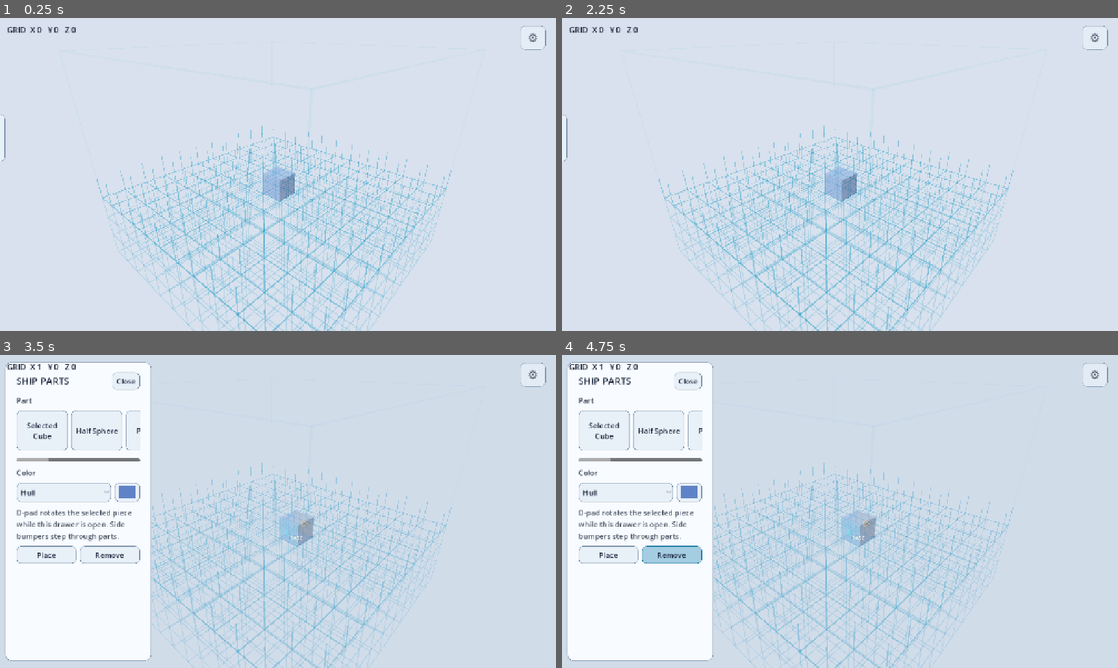
Above: before the commit, frames 1-4 (two rows, left to right).
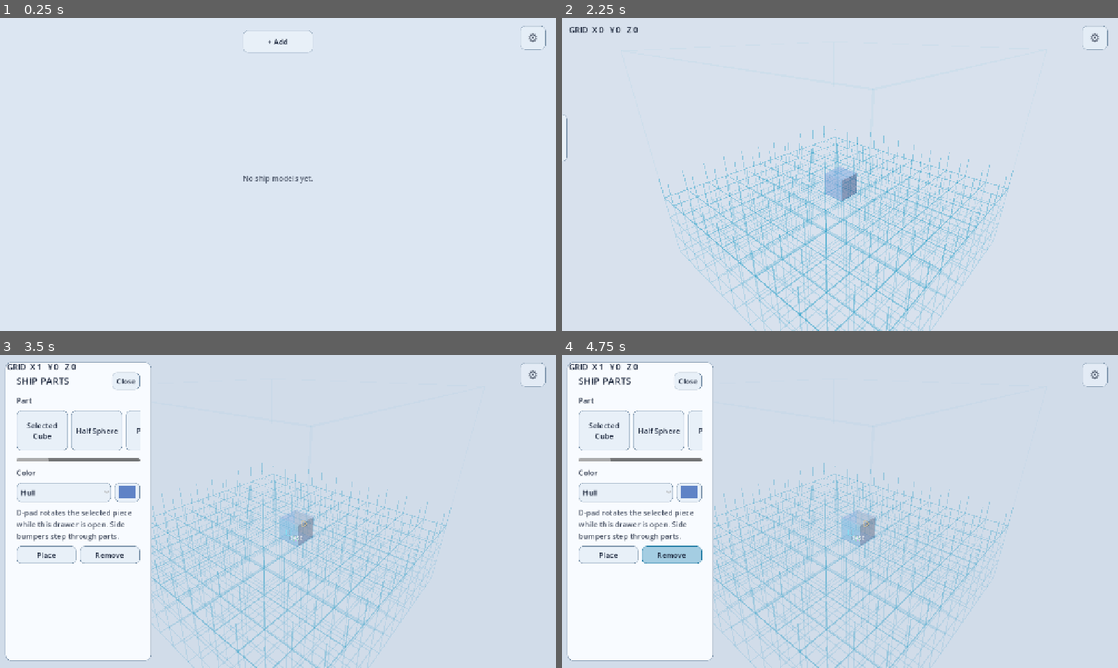
Above: after the commit, the same moments.

Repository: AkitaAttribute/SpaceMinerGame
Game: Godot game, scene res://main.tscn
The game is run twice, just before and just after one commit, with the same random seed, the same clock (stepped at 60 frames per second) and the same inputs.
Inputs (mouse positions are in pixels of both pictures, inside the frame that each line leads up to):
- Up to frame 1 (0.25 s): no input
- Up to frame 2 (2.25 s): click "⚙" at 0.5 s; click "Resume" at 1.25 s; click (840, 43) at 2 s, where only the run after the commit has a clickable "+ Add"
- Up to frame 3 (3.5 s): tap Enter at 2.75 s; move the mouse to (400, 495) at 2.77 s; hold D (builder_right) from 2.78 s (still down); hold Tab (parts_toggle) from 2.78 s (still down); click (400, 495) at 2.92 s
- Up to frame 4 (4.75 s): release D (builder_right) at 3.5 s; release Tab (parts_toggle) at 3.5 s; click "Place" at 3.5 s; click "Remove" at 4.25 s

The runs differ from the first frame. In frame 1, 12% of the frame differs, in the area x 0-82%, y 2-100%; in frame 2, nothing differs; in frame 3, less than 0.1%; in frame 4, less than 0.1%.

Commit message:
Add persistent ship model selector and model actions

Diff:
--- a/scripts/main.gd
+++ b/scripts/main.gd
@@ -51,6 +51,14 @@
 var next_bumper: Button
 var gear_button: Button
 
+var selector_root: Control
+var selector_background: ColorRect
+var selector_list: VBoxContainer
+var selector_gear_button: Button
+var view_mode := "selector"
+var current_ship_id := ""
+var menu_ship_id := ""
+
 var parts_open := false
 var parts_scroll_dragging := false
 var parts_scroll_last_x := 0.0
@@ -83,10 +91,15 @@
     _rebuild_grid()
     _refresh_selection_highlight()
     _update_camera()
+    _show_ship_selector()
 
 func _notification(what: int) -> void:
     if what == NOTIFICATION_APPLICATION_FOCUS_IN and AppSettings.theme_mode == "system" and ui_root != null:
         _apply_theme()
+    elif what == NOTIFICATION_WM_CLOSE_REQUEST:
+        if view_mode == "builder":
+            _save_current_ship_model()
+        get_tree().quit()
 
 func _build_world() -> void:
     world_environment = WorldEnvironment.new()
@@ -153,6 +166,7 @@
     _build_parts_panel()
     _build_touch_controls()
     _build_gear()
+    _build_ship_selector()
     _build_menu_overlay()
 
     level_label = Label.new()
@@ -347,6 +361,360 @@
     gear_button.pressed.connect(_open_menu)
     ui_root.add_child(gear_button)
 
+func _build_ship_selector() -> void:
+    selector_root = Control.new()
+    selector_root.set_anchors_and_offsets_preset(Control.PRESET_FULL_RECT)
+    selector_root.mouse_filter = Control.MOUSE_FILTER_STOP
+    selector_root.visible = false
+    ui_root.add_child(selector_root)
+
+    selector_background = ColorRect.new()
+    selector_background.set_anchors_and_offsets_preset(Control.PRESET_FULL_RECT)
+    selector_background.mouse_filter = Control.MOUSE_FILTER_IGNORE
+    selector_root.add_child(selector_background)
+
+    var add_button := Button.new()
+    add_button.text = "+ Add"
+    add_button.custom_minimum_size = Vector2(160.0, 52.0)
+    add_button.set_anchors_preset(Control.PRESET_CENTER_TOP)
+    add_button.position = Vector2(-80.0, 28.0)
+    add_button.pressed.connect(_create_ship_model)
+    selector_root.add_child(add_button)
+
+    selector_gear_button = Button.new()
+    selector_gear_button.text = "⚙"
+    selector_gear_button.set_anchors_preset(Control.PRESET_TOP_RIGHT)
+    selector_gear_button.position = Vector2(-82.0, 18.0)
+    selector_gear_button.size = Vector2(58.0, 52.0)
+    selector_gear_button.add_theme_font_size_override("font_size", 28)
+    selector_gear_button.modulate.a = 0.76
+    selector_gear_button.pressed.connect(_open_menu)
+    selector_root.add_child(selector_gear_button)
+
+    var scroll := ScrollContainer.new()
+    scroll.anchor_left = 0.5
+    scroll.anchor_right = 0.5
+    scroll.anchor_top = 0.0
+    scroll.anchor_bottom = 1.0
+    scroll.offset_left = -420.0
+    scroll.offset_right = 420.0
+    scroll.offset_top = 108.0
+    scroll.offset_bottom = -36.0
+    scroll.horizontal_scroll_mode = ScrollContainer.SCROLL_MODE_DISABLED
+    scroll.vertical_scroll_mode = ScrollContainer.SCROLL_MODE_AUTO
+    selector_root.add_child(scroll)
+
+    var center := CenterContainer.new()
+    center.size_flags_horizontal = Control.SIZE_EXPAND_FILL
+    center.size_flags_vertical = Control.SIZE_EXPAND_FILL
+    scroll.add_child(center)
+
+    selector_list = VBoxContainer.new()
+    selector_list.custom_minimum_size = Vector2(800.0, 0.0)
+    selector_list.add_theme_constant_override("separation", 12)
+    center.add_child(selector_list)
+
+func _rebuild_ship_selector() -> void:
+    if selector_list == null:
+        return
+
+    for child in selector_list.get_children():
+        child.queue_free()
+
+    var models := ShipStore.list_models()
+    if models.is_empty():
+        var empty := Label.new()
+        empty.text = "No ship models yet."
+        empty.horizontal_alignment = HORIZONTAL_ALIGNMENT_CENTER
+        empty.custom_minimum_size = Vector2(800.0, 80.0)
+        empty.modulate.a = 0.72
+        selector_list.add_child(empty)
+        return
+
+    for metadata in models:
+        _add_ship_selector_row(metadata)
+
+func _add_ship_selector_row(metadata: Dictionary) -> void:
+    var model_id := str(metadata.get("id", ""))
+    var model_name := str(metadata.get("name", "Ship"))
+
+    var row := PanelContainer.new()
+    row.custom_minimum_size = Vector2(800.0, 112.0)
+    selector_list.add_child(row)
+
+    var margin := MarginContainer.new()
+    margin.add_theme_constant_override("margin_left", 10)
+    margin.add_theme_constant_override("margin_right", 10)
+    margin.add_theme_constant_override("margin_top", 10)
+    margin.add_theme_constant_override("margin_bottom", 10)
+    row.add_child(margin)
+
+    var content := HBoxContainer.new()
+    content.add_theme_constant_override("separation", 14)
+    margin.add_child(content)
+
+    var preview := Button.new()
+    preview.custom_minimum_size = Vector2(160.0, 90.0)
+    preview.flat = true
+    preview.expand_icon = true
+    var thumbnail := ShipStore.load_thumbnail(model_id)
+    if thumbnail != null:
+        preview.icon = thumbnail
+    else:
+        preview.text = "No preview"
+    preview.pressed.connect(_open_ship_model.bind(model_id))
+    content.add_child(preview)
+
+    var name_button := Button.new()
+    name_button.text = model_name
+    name_button.flat = true
+    name_button.alignment = HORIZONTAL_ALIGNMENT_LEFT
+    name_button.size_flags_horizontal = Control.SIZE_EXPAND_FILL
+    name_button.add_theme_font_size_override("font_size", 23)
+    name_button.pressed.connect(_open_ship_model.bind(model_id))
+    content.add_child(name_button)
+
+    var model_gear := Button.new()
+    model_gear.text = "⚙"
+    model_gear.custom_minimum_size = Vector2(58.0, 58.0)
+    model_gear.add_theme_font_size_override("font_size", 25)
+    model_gear.pressed.connect(_open_ship_model_menu.bind(model_id))
+    content.add_child(model_gear)
+
+func _show_ship_selector() -> void:
+    view_mode = "selector"
+    current_ship_id = ""
+    _set_parts_open(false)
+
+    selector_root.visible = true
+    selector_gear_button.visible = not menu_open
+    gear_button.visible = false
+    level_label.visible = false
+    controls_root.visible = false
+    parts_tab.visible = false
+
+    _set_builder_world_visible(false)
+    _rebuild_ship_selector()
+
+func _show_builder() -> void:
+    view_mode = "builder"
+    selector_root.visible = false
+    selector_gear_button.visible = false
+    gear_button.visible = not menu_open
+    level_label.visible = true
+    parts_tab.visible = not parts_open
+
+    _set_builder_world_visible(true)
+    _refresh_controls_visibility()
+    _refresh_ghost()
+    _refresh_selection_highlight()
+    _refresh_rotation_guide()
+    _rebuild_grid()
+
+func _set_builder_world_visible(value: bool) -> void:
+    for node in [
+        grid_root,
+        placed_root,
+        ghost_root,
+        selection_highlight_root,
+        rotation_guide_root,
+    ]:
+        if node != null:
+            node.visible = value
+
+func _create_ship_model() -> void:
+    var metadata := ShipStore.create_model()
+    _open_ship_model(str(metadata.get("id", "")))
+
+func _open_ship_model(model_id: String) -> void:
+    if model_id.is_empty():
+        return
+
+    current_ship_id = model_id
+    _load_ship_model(model_id)
+    _show_builder()
+
+func _return_to_ship_selector() -> void:
+    if view_mode == "builder":
+        _save_current_ship_model()
+        _capture_current_ship_thumbnail()
+    _close_menu()
+    _show_ship_selector()
+
+func _clear_ship_builder() -> void:
+    placed_parts.clear()
+    for child in placed_root.get_children():
+        child.free()
+
+    cursor = Vector3i.ZERO
+    part_basis = Basis.IDENTITY
+    camera_yaw = deg_to_rad(42.0)
+    camera_pitch = deg_to_rad(-26.0)
+    camera_distance = 14.0
+    camera_target = Vector3(0.0, 0.6, 0.0)
+    _update_camera()
+
+func _load_ship_model(model_id: String) -> void:
+    _clear_ship_builder()
+    var data := ShipStore.load_model(model_id)
+
+    var camera_data = data.get("camera", {})
+    if camera_data is Dictionary:
+        var camera_dict := camera_data as Dictionary
+        camera_yaw = float(camera_dict.get("yaw", camera_yaw))
+        camera_pitch = float(camera_dict.get("pitch", camera_pitch))
+        camera_distance = clampf(
+            float(camera_dict.get("distance", camera_distance)),
+            CAMERA_MIN_DISTANCE,
+            CAMERA_MAX_DISTANCE
+        )
+        var target = camera_dict.get("target", [])
+        if target is Array and (target as Array).size() == 3:
+            camera_target = Vector3(
+                float(target[0]),
+                float(target[1]),
+                float(target[2])
+            )
+        _update_camera()
+
+    var parts_data = data.get("parts", [])
+    if not (parts_data is Array):
+        return
+
+    for value in parts_data:
+        if not (value is Dictionary):
+            continue
+        var entry := value as Dictionary
+        var part_id := str(entry.get("part_id", ""))
+        var part_index := PartFactory.get_part_index_by_id(part_id)
+        if part_index < 0 or not PartFactory.is_placeable(part_index):
+            continue
+
+        var anchor_data = entry.get("anchor", [])
+        if not (anchor_data is Array) or (anchor_data as Array).size() != 3:
+            continue
+        var anchor := Vector3i(
+            int(anchor_data[0]),
+            int(anchor_data[1]),
+            int(anchor_data[2])
+        )
+
+        var basis := _basis_from_json(entry.get("basis", []))
+        var colors: Array[Color] = []
+        var color_data = entry.get("colors", [])
+        if color_data is Array:
+            for color_value in color_data:
+                colors.append(Color.from_string(str(color_value), Color.WHITE))
+        if colors.is_empty():
+            colors = PartFactory.default_colors(part_index)
+
+        var part := PartFactory.create_part(part_index, colors, false)
+        part.position = Vector3(
+            float(anchor.x) + 0.5,
+            float(anchor.z) + 0.5,
+            float(anchor.y) + 0.5
+        )
+        part.basis = basis
+
+        var occupied_cells := _occupied_cells_for(part_index, basis, anchor)
+        part.set_meta("grid_position", anchor)
+        part.set_meta("rotation_basis", basis)
+        part.set_meta("colors", colors.duplicate())
+        part.set_meta("occupied_cells", occupied_cells.duplicate())
+        placed_root.add_child(part)
+
+        for cell in occupied_cells:
+            placed_parts[cell] = part
+
+func _save_current_ship_model() -> void:
+    if current_ship_id.is_empty():
+        return
+
+    var parts_data: Array[Dictionary] = []
+    for child in placed_root.get_children():
+        if not (child is Node3D):
+            continue
+        var part := child as Node3D
+        var part_index := int(part.get_meta("part_index", -1))
+        if part_index < 0:
+            continue
+
+        var anchor: Vector3i = part.get_meta("grid_position", Vector3i.ZERO)
+        var colors_value: Array = part.get_meta(
+            "colors",
+            PartFactory.default_colors(part_index)
+        )
+        var color_strings: Array[String] = []
+        for color_value in colors_value:
+            color_strings.append((color_value as Color).to_html(true))
+
+        parts_data.append({
+            "part_id": str(PartFactory.get_definition(part_index)["id"]),
+            "anchor": [anchor.x, anchor.y, anchor.z],
+            "basis": _basis_to_json(part.basis),
+            "colors": color_strings,
+        })
+
+    ShipStore.save_model(current_ship_id, {
+        "version": 1,
+        "camera": {
+            "yaw": camera_yaw,
+            "pitch": camera_pitch,
+            "distance": camera_distance,
+            "target": [
+                camera_target.x,
+                camera_target.y,
+                camera_target.z,
+            ],
+        },
+        "parts": parts_data,
+    })
+
+func _basis_to_json(value: Basis) -> Array[float]:
+    return [
+        value.x.x, value.x.y, value.x.z,
+        value.y.x, value.y.y, value.y.z,
+        value.z.x, value.z.y, value.z.z,
+    ]
+
+func _basis_from_json(value) -> Basis:
+    if not (value is Array) or (value as Array).size() != 9:
+        return Basis.IDENTITY
+
+    return Basis(
+        Vector3(float(value[0]), float(value[1]), float(value[2])),
+        Vector3(float(value[3]), float(value[4]), float(value[5])),
+        Vector3(float(value[6]), float(value[7]), float(value[8]))
+    ).orthonormalized()
+
+func _capture_current_ship_thumbnail() -> void:
+    if current_ship_id.is_empty() or view_mode != "builder":
+        return
+
+    var image := get_viewport().get_texture().get_image()
+    if image == null or image.is_empty():
+        return
+
+    var width := image.get_width()
+    var height := image.get_height()
+    var crop_width := mini(width, 640)
+    var crop_height := int(round(float(crop_width) * 9.0 / 16.0))
+    crop_height = mini(crop_height, height)
+
+    var crop_x := maxi(0, (width - crop_width) / 2)
+    var crop_y := maxi(0, (height - crop_height) / 2)
+    var thumbnail := image.get_region(
+        Rect2i(crop_x, crop_y, crop_width, crop_height)
+    )
+    thumbnail.resize(320, 180, Image.INTERPOLATE_LANCZOS)
+    ShipStore.save_thumbnail(current_ship_id, thumbnail)
+
+func _mark_ship_changed() -> void:
+    if view_mode != "builder" or current_ship_id.is_empty():
+        return
+    _save_current_ship_model()
+    _capture_current_ship_thumbnail()
+
 func _build_menu_overlay() -> void:
     menu_dim = ColorRect.new()
     menu_dim.set_anchors_and_offsets_preset(Control.PRESET_FULL_RECT)
@@ -378,6 +746,8 @@
     ui_root.theme = SpaceMinerTheme.build(dark)
     parts_dim.color = palette["parts_overlay"]
     menu_dim.color = palette["overlay"]
+    if selector_background != null:
+        selector_background.color = palette["background"]
     if world_environment != null:
         world_environment.environment.background_color = palette["background"].darkened(0.18 if dark else 0.02)
         world_environment.environment.ambient_light_color = Color(0.70, 0.78, 0.94) if dark else Color(0.82, 0.86, 0.94)
@@ -387,7 +757,11 @@
 func _refresh_controls_visibility() -> void:
     if controls_root == null:
         return
-    controls_root.visible = AppSettings.should_show_touch_controls() and not menu_open
+    controls_root.visible = (
+        view_mode == "builder"
+        and AppSettings.should_show_touch_controls()
+        and not menu_open
+    )
     _refresh_bumper_visibility()
     _refresh_vertical_controls_visibility()
 
@@ -419,7 +793,7 @@
     # Tab (or a remapped equivalent) from ever falling through into UI focus
     # traversal/accessibility-style navigation.
     if event.is_action_pressed(&"parts_toggle"):
-        if not menu_open:
+        if not menu_open and view_mode == "builder":
             _set_parts_open(not parts_open)
         get_viewport().set_input_as_handled()
         return
@@ -431,6 +805,9 @@
         return
 
     if menu_open:
+        return
+
+    if view_mode != "builder":
         return
 
     if event is InputEventKey and event.pressed and not event.echo:
@@ -463,12 +840,17 @@
         var mouse_button := event as InputEventMouseButton
         if mouse_button.button_index == MOUSE_BUTTON_WHEEL_UP and mouse_button.pressed:
             _zoom_camera(-1.0)
+            _mark_ship_changed()
             return
         if mouse_button.button_index == MOUSE_BUTTON_WHEEL_DOWN and mouse_button.pressed:
             _zoom_camera(1.0)
+            _mark_ship_changed()
             return
         if mouse_button.button_index == MOUSE_BUTTON_LEFT:
+            var was_dragging := camera_dragging
             camera_dragging = mouse_button.pressed
+            if was_dragging and not camera_dragging:
+                _mark_ship_changed()
             return
 
     if event is InputEventMouseMotion and camera_dragging:
@@ -481,6 +863,7 @@
             touch_points[touch.index] = touch.position
         else:
             touch_points.erase(touch.index)
+            _mark_ship_changed()
         if touch_points.size() == 2:
             var values := touch_points.values()
             pinch_previous_distance = (values[0] as Vector2).distance_to(values[1] as Vector2)
@@ -504,16 +887,25 @@
 func _handle_menu_back() -> void:
     if not menu_open:
         _open_menu()
-    elif menu_state == "root":
-        _close_menu()
-    else:
-        _show_root_menu()
+        return
+
+    match menu_state:
+        "root":
+            _close_menu()
+        "model_delete_confirm":
+            _show_ship_model_menu(menu_ship_id)
+        "model_actions":
+            _close_menu()
+        _:
+            _show_root_menu()
 
 func _open_menu() -> void:
     menu_open = true
     menu_dim.visible = true
     menu_panel.visible = true
     gear_button.visible = false
+    if selector_gear_button != null:
+        selector_gear_button.visible = false
     controls_root.visible = false
     _show_root_menu()
 
@@ -522,7 +914,11 @@
     menu_open = false
     menu_dim.visible = false
     menu_panel.visible = false
-    gear_button.visible = true
+    menu_ship_id = ""
+
+    gear_button.visible = view_mode == "builder"
+    if selector_gear_button != null:
+        selector_gear_button.visible = view_mode == "selector"
     _refresh_controls_visibility()
 
 func _clear_menu_content() -> void:
@@ -532,18 +928,25 @@
 func _show_root_menu() -> void:
     waiting_for_binding = false
     menu_state = "root"
+    menu_ship_id = ""
     _clear_menu_content()
 
     var title := _menu_title("SPACE MINER")
     menu_content.add_child(title)
     menu_content.add_spacer(false)
 
-    for spec in [
+    var specs: Array = [
         ["Resume", "resume"],
+    ]
+    if view_mode == "builder":
+        specs.append(["Ship Models", "ships"])
+    specs.append_array([
         ["Display", "display"],
         ["Controls", "controls"],
         ["Exit", "exit"],
-    ]:
+    ])
+
+    for spec in specs:
         var button := Button.new()
         button.text = spec[0]
         button.custom_minimum_size = Vector2(0.0, 56.0)
@@ -554,12 +957,136 @@
     match action:
         "resume":
             _close_menu()
+        "ships":
+            _return_to_ship_selector()
         "display":
             _show_display_menu()
         "controls":
             _show_controls_menu()
         "exit":
+            if view_mode == "builder":
+                _save_current_ship_model()
             get_tree().quit()
+
+func _open_ship_model_menu(model_id: String) -> void:
+    menu_ship_id = model_id
+    menu_open = true
+    menu_dim.visible = true
+    menu_panel.visible = true
+    gear_button.visible = false
+    selector_gear_button.visible = false
+    controls_root.visible = false
+    _show_ship_model_menu(model_id)
+
+func _show_ship_model_menu(model_id: String) -> void:
+    menu_state = "model_actions"
+    menu_ship_id = model_id
+    _clear_menu_content()
+
+    var metadata := ShipStore.get_model_metadata(model_id)
+    var model_name := str(metadata.get("name", "Ship Model"))
+
+    var header := HBoxContainer.new()
+    header.add_theme_constant_override("separation", 10)
+    menu_content.add_child(header)
+
+    var back := Button.new()
+    back.text = "← Back"
+    back.pressed.connect(_close_menu)
+    header.add_child(back)
+
+    var title := _menu_title(model_name)
+    title.size_flags_horizontal = Control.SIZE_EXPAND_FILL
+    header.add_child(title)
+
+    menu_content.add_spacer(false)
+
+    var export_button := Button.new()
+    export_button.text = "Export"
+    export_button.custom_minimum_size = Vector2(0.0, 56.0)
+    export_button.pressed.connect(_export_ship_model.bind(model_id))
+    menu_content.add_child(export_button)
+
+    var delete_button := Button.new()
+    delete_button.text = "Delete"
+    delete_button.custom_minimum_size = Vector2(0.0, 56.0)
+    delete_button.pressed.connect(_show_delete_ship_confirmation.bind(model_id))
+    menu_content.add_child(delete_button)
+
+func _show_delete_ship_confirmation(model_id: String) -> void:
+    menu_state = "model_delete_confirm"
+    menu_ship_id = model_id
+    _clear_menu_content()
+
+    var metadata := ShipStore.get_model_metadata(model_id)
+    var model_name := str(metadata.get("name", "Ship Model"))
+
+    var header := HBoxContainer.new()
+    header.add_theme_constant_override("separation", 10)
+    menu_content.add_child(header)
+
+    var back := Button.new()
+    back.text = "← Back"
+    back.pressed.connect(_show_ship_model_menu.bind(model_id))
+    header.add_child(back)
+
+    var title := _menu_title("Delete")
+    title.size_flags_horizontal = Control.SIZE_EXPAND_FILL
+    header.add_child(title)
+
+    var prompt := Label.new()
+    prompt.text = "Delete %s?" % model_name
+    prompt.horizontal_alignment = HORIZONTAL_ALIGNMENT_CENTER
+    prompt.add_theme_font_size_override("font_size", 22)
+    menu_content.add_child(prompt)
+
+    var warning := Label.new()
+    warning.text = "This removes the saved ship model and its thumbnail."
+    warning.horizontal_alignment = HORIZONTAL_ALIGNMENT_CENTER
+    warning.autowrap_mode = TextServer.AUTOWRAP_WORD_SMART
+    warning.modulate.a = 0.78
+    menu_content.add_child(warning)
+
+    var delete_button := Button.new()
+    delete_button.text = "Delete"
+    delete_button.custom_minimum_size = Vector2(0.0, 56.0)
+    delete_button.pressed.connect(_confirm_delete_ship_model.bind(model_id))
+    menu_content.add_child(delete_button)
+
+    var cancel_button := Button.new()
+    cancel_button.text = "Cancel"
+    cancel_button.custom_minimum_size = Vector2(0.0, 56.0)
+    cancel_button.pressed.connect(_show_ship_model_menu.bind(model_id))
+    menu_content.add_child(cancel_button)
+
+func _confirm_delete_ship_model(model_id: String) -> void:
+    ShipStore.delete_model(model_id)
+    _close_menu()
+    _rebuild_ship_selector()
+
+func _export_ship_model(model_id: String) -> void:
+    var metadata := ShipStore.get_model_metadata(model_id)
+    var model_name := str(metadata.get("name", "Ship Model"))
+
+    var dialog := FileDialog.new()
+    dialog.title = "Export Ship Model"
+    dialog.file_mode = FileDialog.FILE_MODE_SAVE_FILE
+    dialog.access = FileDialog.ACCESS_FILESYSTEM
+    dialog.use_native_dialog = true
+    dialog.filters = PackedStringArray(["*.json ; Space Miner Ship Model"])
+    dialog.current_file = model_name.validate_filename() + ".json"
+    dialog.file_selected.connect(_on_ship_export_path_selected.bind(model_id, dialog))
+    dialog.canceled.connect(dialog.queue_free)
+    ui_root.add_child(dialog)
+    dialog.popup_centered_ratio(0.62)
+
+func _on_ship_export_path_selected(
+    path: String,
+    model_id: String,
+    dialog: FileDialog
+) -> void:
+    ShipStore.export_model(model_id, path)
+    dialog.queue_free()
 
 func _show_display_menu() -> void:
     menu_state = "display"
@@ -1231,6 +1758,7 @@
         ]
     )
     _refresh_selection_highlight()
+    _mark_ship_changed()
     AppLogger.event("PLACE complete part=%s" % part_id)
 
 func _remove_current_part() -> void:
@@ -1239,6 +1767,7 @@
         return
     _delete_placed_node(node)
     _refresh_selection_highlight()
+    _mark_ship_changed()
     if PartFactory.is_color_tool(selected_part):
         _refresh_color_controls()
 
@@ -1331,6 +1860,7 @@
 
     PartFactory.apply_colors(target, colors, false)
     _refresh_selection_highlight()
+    _mark_ship_changed()
 
 func _refresh_selection_highlight() -> void:
     if selection_highlight_root == null:
